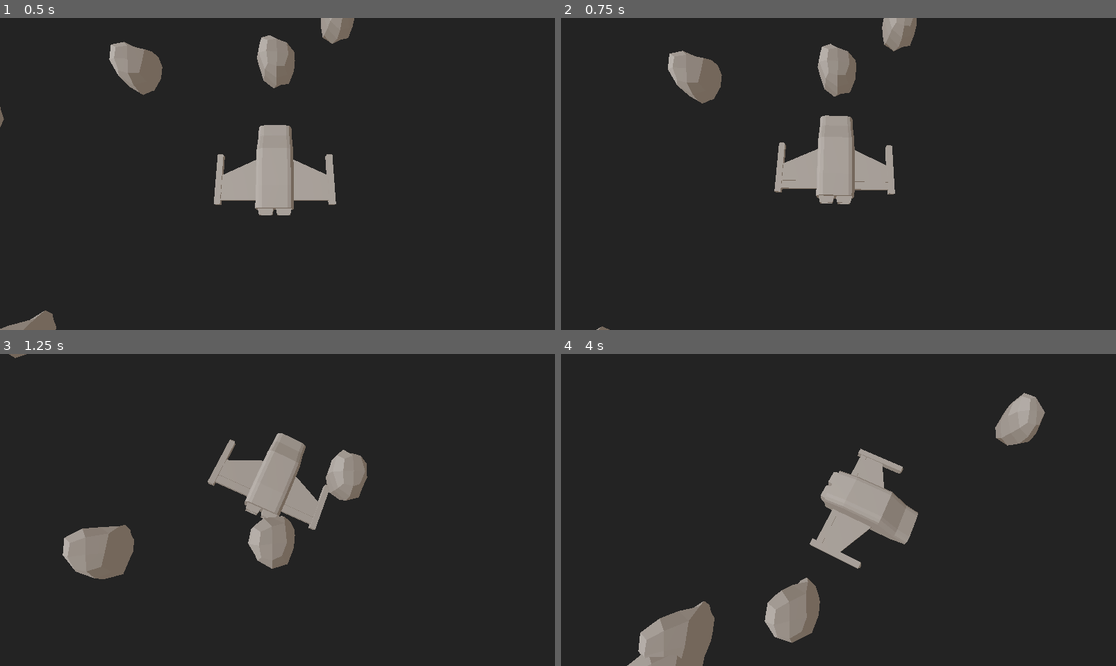
Above: before the commit, frames 1-4 (two rows, left to right).
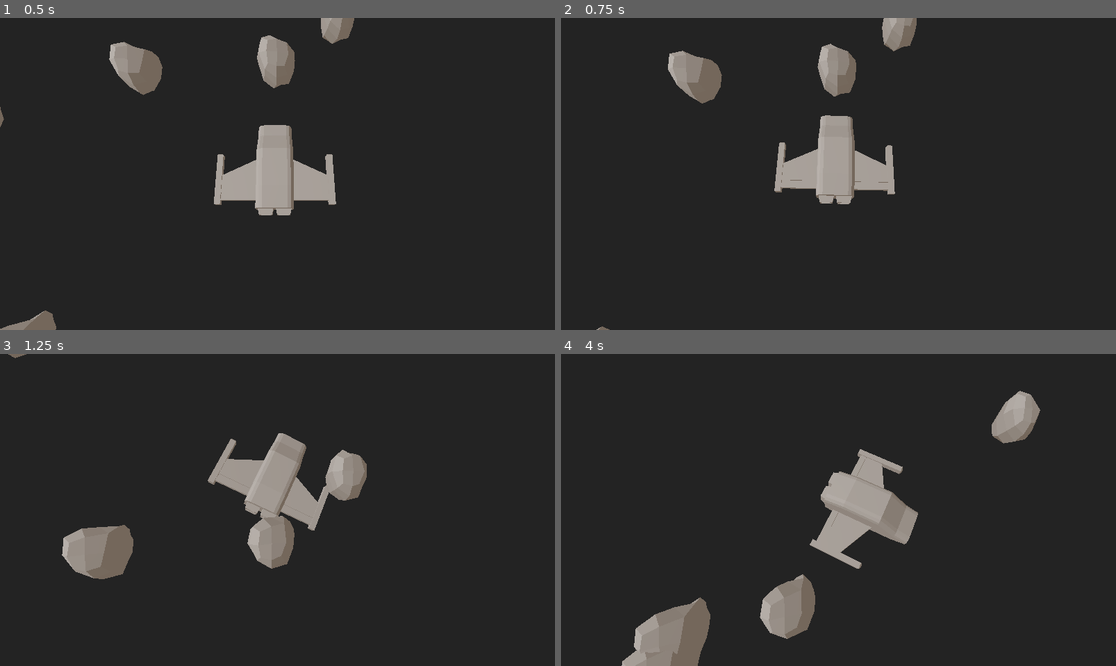
Above: after the commit, the same moments.

Repository: RandomLegoBrick/SpaceFighterReborn
Game: Godot game, scene res://scenes/world.tscn
Same seed, same stepped clock (60 frames per second), same inputs: the game is played once before the commit and once after it.
Inputs:
- Up to frame 1 (0.5 s): no input
- Up to frame 2 (0.75 s): tap Enter at 0.5 s; hold D (RIGHT) from 0.53 s (still down); hold W (THROTTLE) from 0.53 s (still down)
- Up to frame 3 (1.25 s): keep holding D (RIGHT); keep holding W (THROTTLE)
- Up to frame 4 (4 s): release D (RIGHT) at 1.28 s; release W (THROTTLE) at 1.28 s; hold A (LEFT) 1.28-2.03 s; tap W (THROTTLE) at 1.35, 2.85 s; hold W (THROTTLE) 2.03-2.78 s; hold D (RIGHT) 2.03-3.53 s; hold A (LEFT) from 3.53 s (still down); hold W (THROTTLE) from 3.53 s (still down)

Frame 1 is identical in both runs. In frame 2, less than 0.1% of the frame differs, in the area x 22-65%, y 2-60%; in frame 3, 0.4%; in frame 4, 2.1%, in the area x 10-88%, y 11-100%.

Commit message:
Fix gitignore, clean code, add comments

Diff:
--- a/scenes/player.tscn
+++ b/scenes/player.tscn
@@ -1,16 +1,16 @@
 [gd_scene load_steps=6 format=3 uid="uid://juc6rrb3kp0u"]
 
-[ext_resource type="ArrayMesh" uid="uid://ver6qt6wg774" path="res://assets/ships/temp player.obj" id="1_kkxi6"]
+[ext_resource type="ArrayMesh" uid="uid://dx3jvrtjcbxdt" path="res://assets/ships/temp player.obj" id="1_kkxi6"]
 [ext_resource type="Script" path="res://scripts/player.gd" id="1_m03ww"]
 
-[sub_resource type="ConvexPolygonShape3D" id="ConvexPolygonShape3D_hgfg7"]
-points = PackedVector3Array(2.96545, -0.735165, -1.23088, 3.38936, -0.311578, 1.84013, 2.96545, -0.311578, 1.84013, 2.96545, -0.735165, 1.84013, 1.16509, -0.417485, -0.807022, 1.16509, -0.735165, 1.6282, 3.38936, -0.311578, -1.12476, 1.16509, -0.417485, 1.6282, 1.16509, -0.735165, -0.807022, 3.3364, -0.72508, 1.76701, 3.3364, -0.72508, -1.0567, 2.96545, -0.311578, -1.12476, 2.96545, -0.417485, -1.23088)
+[sub_resource type="ConvexPolygonShape3D" id="ConvexPolygonShape3D_5ts2a"]
+points = PackedVector3Array(-1.76048, -0.735206, 1.02049, -1.76048, -0.417454, 1.02049, -1.97245, -0.311537, 3.24476, -1.89932, -0.725119, 3.1918, 0.675213, -0.735206, 1.02049, 1.09915, -0.735206, 3.13873, 0.675213, -0.417454, 1.02049, 0.993017, -0.311537, 3.24476, 0.993017, -0.311537, 2.82085, -1.97245, -0.311537, 2.82085, -1.97245, -0.735206, 2.82085, 1.09915, -0.417454, 2.82085, 0.924354, -0.725033, 3.19135, 1.09915, -0.735206, 2.82085)
 
-[sub_resource type="ConvexPolygonShape3D" id="ConvexPolygonShape3D_5x0e0"]
-points = PackedVector3Array(-0.85498, 0.66489, -1.0371, 1.16509, -0.41733, 1.62833, 1.10358, -0.7, 1.52583, 1.05906, -0.311329, -2.92586, -0.974832, -0.980665, -2.13317, -0.973633, -0.686268, 1.97485, 0.670401, 0.755244, 1.05734, -0.847329, 0.323927, 2.47593, -1.05917, -0.311329, -2.92586, 0.98276, -0.980665, -2.13317, 0.861299, 0.661024, -1.033, 0.847215, 0.323927, 2.47593, 0.974446, -0.972789, 1.08455, -0.965643, -0.972789, 1.08455, -0.944812, 0.56533, 1.15265, 0.780835, -0.487925, 2.2502, 0.847215, -0.0997016, -2.81958, -0.65611, 0.751314, -1.02839, -0.969141, -0.780949, -2.7072, -0.661072, 0.75727, 1.06038, 0.950178, 0.561334, 1.14437, -0.847329, -0.0997016, -2.81958, 0.666295, 0.749559, -1.02673, 0.977611, -0.780949, -2.7072, -0.671321, 0.576248, 1.94819, 0.95339, 0.563701, -1.03039, 0.981675, -0.686268, 1.97485, -0.772087, -0.487925, 2.2502, -0.957387, 0.381284, 1.94003, 0.679456, 0.574858, 1.94372, 1.10358, -0.7, -0.774928, -0.948113, 0.56753, -1.03504)
+[sub_resource type="ConvexPolygonShape3D" id="ConvexPolygonShape3D_smxl1"]
+points = PackedVector3Array(0.986417, 0.653413, 0.608404, -1.65786, -0.7, -1.24525, -2.11375, -0.688102, -1.12523, 1.99574, -0.978171, 0.831343, 2.79383, -0.311329, -1.20363, -2.11375, -0.688102, 0.836028, -2.0376, 0.562991, -0.901948, -2.60796, 0.323927, 0.702532, 2.79383, -0.311329, 0.914429, 0.899544, 0.660128, -0.999436, 1.99574, -0.978171, -1.12054, -1.22067, -0.975518, -1.1176, -1.19341, 0.757935, 0.522339, -1.76036, -0.417143, 1.02049, -1.22067, -0.975518, 0.828396, -2.60796, 0.323927, -0.991732, 0.897551, 0.563423, 0.802803, -1.76036, -0.417143, -1.30969, 2.68755, -0.0997016, -0.885898, 2.56842, -0.778924, 0.826046, 0.890879, 0.746006, -0.802262, -1.28249, 0.564273, -1.09322, -1.1934, 0.75793, -0.811535, -2.38948, -0.489062, -0.923207, 2.68755, -0.0997016, 0.596698, -1.28249, 0.564275, 0.804021, 2.56842, -0.778924, -1.11525, 0.890883, 0.746011, 0.513066, 0.897541, 0.563415, -1.09199, -2.38948, -0.489062, 0.634007, -2.03765, 0.563009, 0.612768, 0.637078, -0.694183, 0.94539)
 
-[sub_resource type="ConvexPolygonShape3D" id="ConvexPolygonShape3D_dandn"]
-points = PackedVector3Array(-1, -0.412107, 1.69542, -1, -0.745922, 1.69542, -3.38936, -0.311578, 1.84013, -1, -0.412107, -0.863482, -3.38936, -0.311578, -1.12476, -3.3364, -0.725538, 1.77033, -1, -0.745922, -0.863482, -2.96534, -0.735165, -1.23088, -2.96534, -0.311578, -1.12476, -3.3364, -0.725538, -1.05979, -2.96534, -0.311578, 1.84013, -2.96534, -0.735165, 1.84013, -2.96534, -0.417485, -1.23088)
+[sub_resource type="ConvexPolygonShape3D" id="ConvexPolygonShape3D_58bqr"]
+points = PackedVector3Array(1.09915, -0.417454, -3.11005, -1.89932, -0.725119, -3.481, -1.97245, -0.735206, -3.11005, -1.97245, -0.311537, -3.11005, 0.675213, -0.735206, -1.30969, -1.76048, -0.417454, -1.30969, 1.09915, -0.735206, -3.42771, 0.675213, -0.417454, -1.30969, 0.993017, -0.311537, -3.53396, -1.76048, -0.735206, -1.30969, -1.97245, -0.311537, -3.53396, 0.993017, -0.311537, -3.11005, 0.924354, -0.725033, -3.48055, 1.09915, -0.735206, -3.11005)
 
 [node name="Player" type="CharacterBody3D"]
 script = ExtResource("1_m03ww")
@@ -18,11 +18,11 @@
 [node name="MeshInstance3D" type="MeshInstance3D" parent="."]
 mesh = ExtResource("1_kkxi6")
 
+[node name="CollisionShape3D4" type="CollisionShape3D" parent="."]
+shape = SubResource("ConvexPolygonShape3D_5ts2a")
+
 [node name="CollisionShape3D3" type="CollisionShape3D" parent="."]
-shape = SubResource("ConvexPolygonShape3D_hgfg7")
+shape = SubResource("ConvexPolygonShape3D_smxl1")
 
 [node name="CollisionShape3D2" type="CollisionShape3D" parent="."]
-shape = SubResource("ConvexPolygonShape3D_5x0e0")
-
-[node name="CollisionShape3D" type="CollisionShape3D" parent="."]
-shape = SubResource("ConvexPolygonShape3D_dandn")
+shape = SubResource("ConvexPolygonShape3D_58bqr")
--- a/scenes/world.tscn
+++ b/scenes/world.tscn
@@ -23,8 +23,6 @@
 [node name="DirectionalLight3D" type="DirectionalLight3D" parent="WorldEnvironment"]
 transform = Transform3D(-0.935893, -0.351693, 0.0203841, -0.229421, 0.652381, 0.722333, -0.267338, 0.67135, -0.691245, 7.66992, 2.84085, 0)
 
-[node name="AsteroidArray" type="Node3D" parent="."]
-
 [node name="Player" parent="." instance=ExtResource("2_xttfg")]
 
 [node name="CameraArm" type="Node3D" parent="."]
@@ -32,3 +30,5 @@
 
 [node name="Camera" type="Camera3D" parent="CameraArm"]
 transform = Transform3D(-1.14341e-08, 0.965181, -0.261583, 4.21894e-08, 0.261583, 0.965181, 1, 0, -4.37114e-08, -3.255, 10.73, 0)
+
+[node name="AsteroidArray" type="Node3D" parent="."]
--- a/scripts/camera_arm.gd
+++ b/scripts/camera_arm.gd
@@ -1,11 +1,6 @@
 extends Node3D
 
+func _physics_process(delta: float) -> void:
 
-# Called when the node enters the scene tree for the first time.
-func _ready() -> void:
-	pass # Replace with function body.
-
-
-# Called every frame. 'delta' is the elapsed time since the previous frame.
-func _physics_process(delta: float) -> void:
+	# lerp CameraArm position to the players position
 	position = lerp(position, $"../Player".position, 10 * delta)
--- a/scripts/player.gd
+++ b/scripts/player.gd
@@ -1,5 +1,6 @@
 extends CharacterBody3D
 
+# some constants
 @export var THRUST: float = 1
 @export var DRAG: float = 0.03
 @export var HANDLING_FACTOR = 0.003
@@ -9,20 +10,20 @@
 
 func _physics_process(delta: float) -> void:
 
+	# handle trottle
 	if Input.is_action_pressed("THROTTLE") and velocity.length() < MAX_SPEED:
-		var direction = Vector3(cos(-rotation.y) * THRUST, 0, sin(-rotation.y) * THRUST)
+		var direction = Vector3(cos(-rotation.y) * THRUST, 0, sin(-rotation.y) * THRUST) # move on x and z axis
 
-		velocity += direction
+		velocity += direction # godot will handle delta for movement in the move_and_slide function so we dont need it
 	else:
 		velocity *= 1 - DRAG
 
+	# rotate based off of the speed of the plane and the left and right inputs
+	rotationVelocity -= Input.get_axis("LEFT", "RIGHT") * HANDLING_FACTOR * velocity.length() * delta
+	rotationVelocity *= 1 - DRAG;
 
 	rotation.y += rotationVelocity;
-	var rotationFactor = Input.get_axis("LEFT", "RIGHT") * HANDLING_FACTOR * velocity.length() * delta
-	rotationVelocity -= rotationFactor
-	rotationVelocity *= 1 - DRAG;
 
-	rotation.x = rotationVelocity * -10
-
+	rotation.x = rotationVelocity * -10 # roll when the ship turns
 
 	move_and_slide()
--- a/scripts/world.gd
+++ b/scripts/world.gd
@@ -1,6 +1,6 @@
 extends Node3D
 
-var asteroidScene: PackedScene = load("res://scenes/asteroid.tscn")
+var asteroidScene: PackedScene = load("res://scenes/asteroid.tscn") # store the asteroid scene for use later
 
 # Called when the node enters the scene tree for the first time.
 func _ready() -> void:
@@ -10,19 +10,27 @@
 	Engine.set_physics_ticks_per_second(DisplayServer.screen_get_refresh_rate())
 
 
-
+	# create some asteroids
 	var asteroids = 200
 	var WORLD_SIZE = 200
 
 	for i in asteroids:
+
+		# .instantiate() is like javascript new classname(); but for scenes
 		var asteroid = asteroidScene.instantiate()
+
+		# get a random position (randf is 0 to 1)
 		var asteroidPos = Vector3((randf() - 0.5) * WORLD_SIZE, 0, (randf() - 0.5) * WORLD_SIZE)
 
+		# set the random position
 		asteroid.position = asteroidPos
 
+		# add it to the AsteroidArray node, it could be added to the root node but its helpfull to visualize it as an array sometimes
 		$AsteroidArray.add_child(asteroid)
 
+
 func _input(event: InputEvent) -> void:
+
+	# listen for the escape key and toggle fullscreen
 	if event.is_action_pressed("FULLSCREEN"):
 		DisplayServer.window_set_mode(DisplayServer.WINDOW_MODE_WINDOWED if DisplayServer.window_get_mode() == DisplayServer.WINDOW_MODE_FULLSCREEN else DisplayServer.WINDOW_MODE_FULLSCREEN)
-		print("switch")
Not shown, changed: .gitignore
